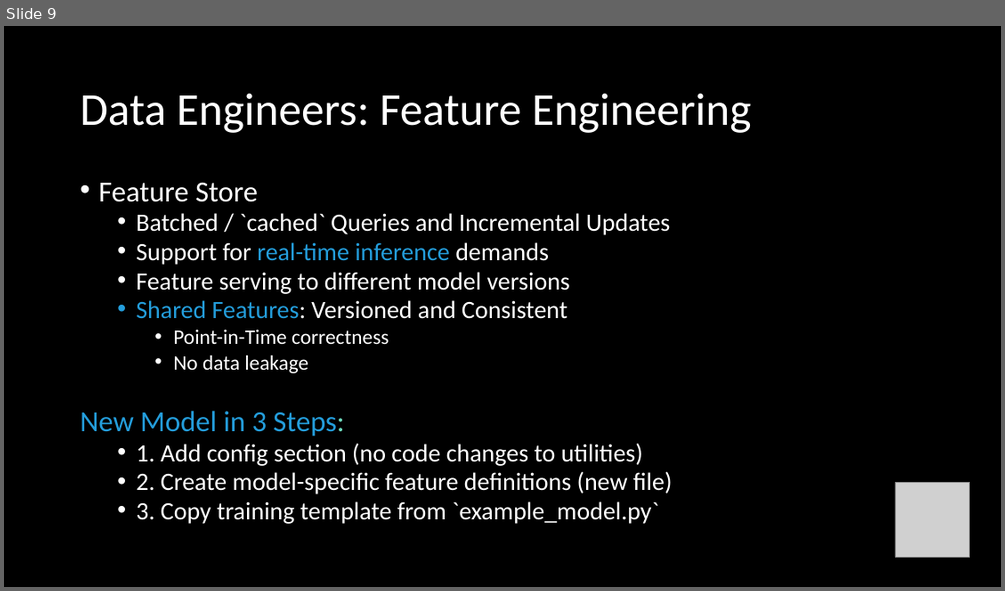
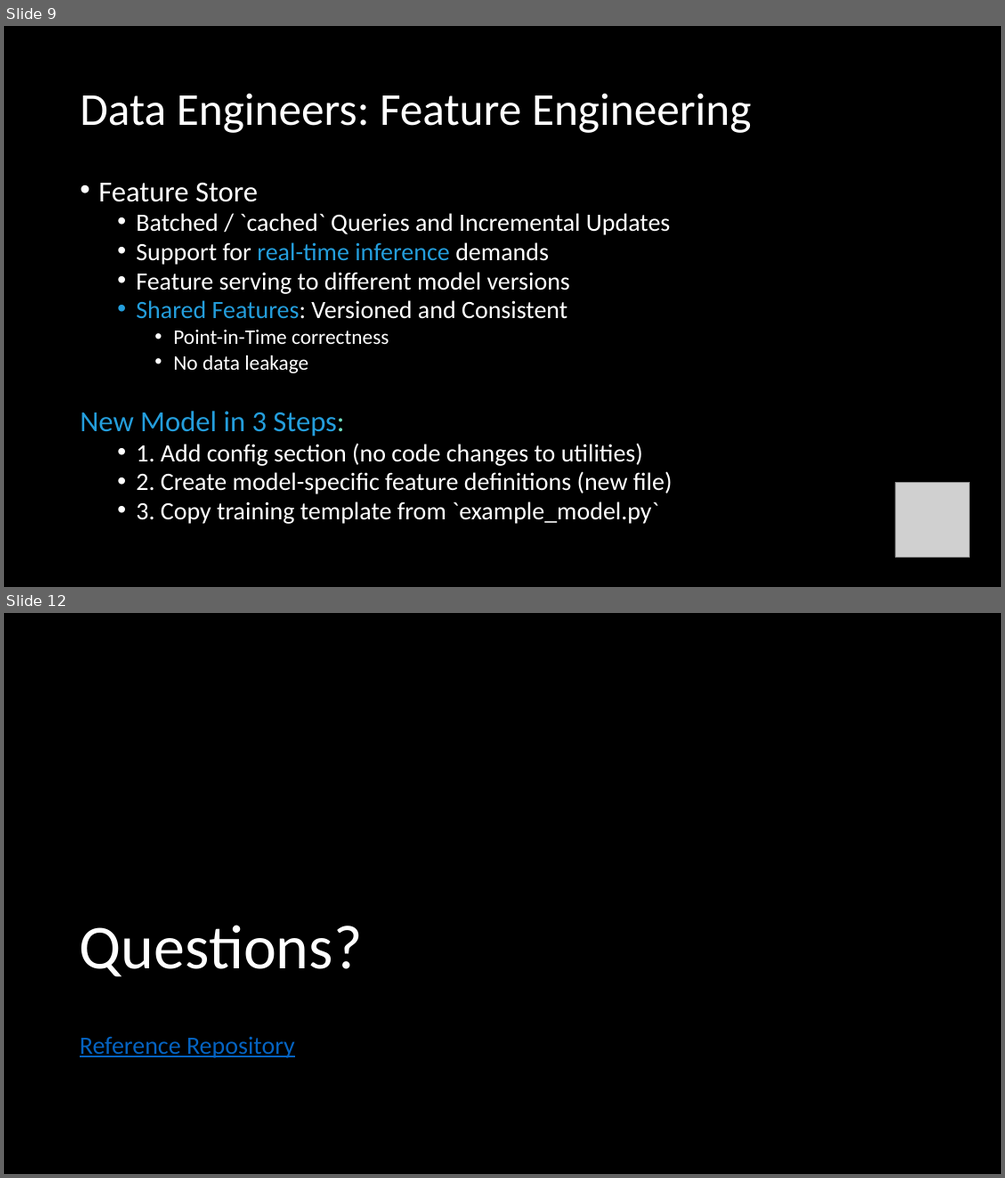
Before and after one commit to m-jmc/MLOps-Framework, a slide deck: docs/MLOps Presentation.pptx. Shown one above the other, each under a label of ours: slide 9 before the commit, slides 9 and 12 after it; the slides between them are not shown. The pictures are 1005x591 and 1005x1178 pixels, drawn with LibreOffice and Linux fonts; fonts in the diff are those of the drawing; grey boxes stand for pictures. Boxes give left, top, right and bottom in pixels: in the first picture for what was removed or moved away, otherwise in the second. Text is boxed around its words. In the diff, an @@ line names an element or a change of style, - is before the commit and + after.

```diff
--- a/docs/MLOps Presentation.pptx
+++ b/docs/MLOps Presentation.pptx
@@ slide 12 added at [4, 613, 1001, 1174], background #000000 @@
@@ title added at [80, 925, 363, 977], 60 pt, text #FFFFFF @@
+Questions?
@@ text added at [80, 1037, 295, 1058], 24 pt, text #0563C1, underline @@
+Reference Repository
```
Also in this commit, not shown: 1 slide changed, 2 other slides added, 2 slides removed.
